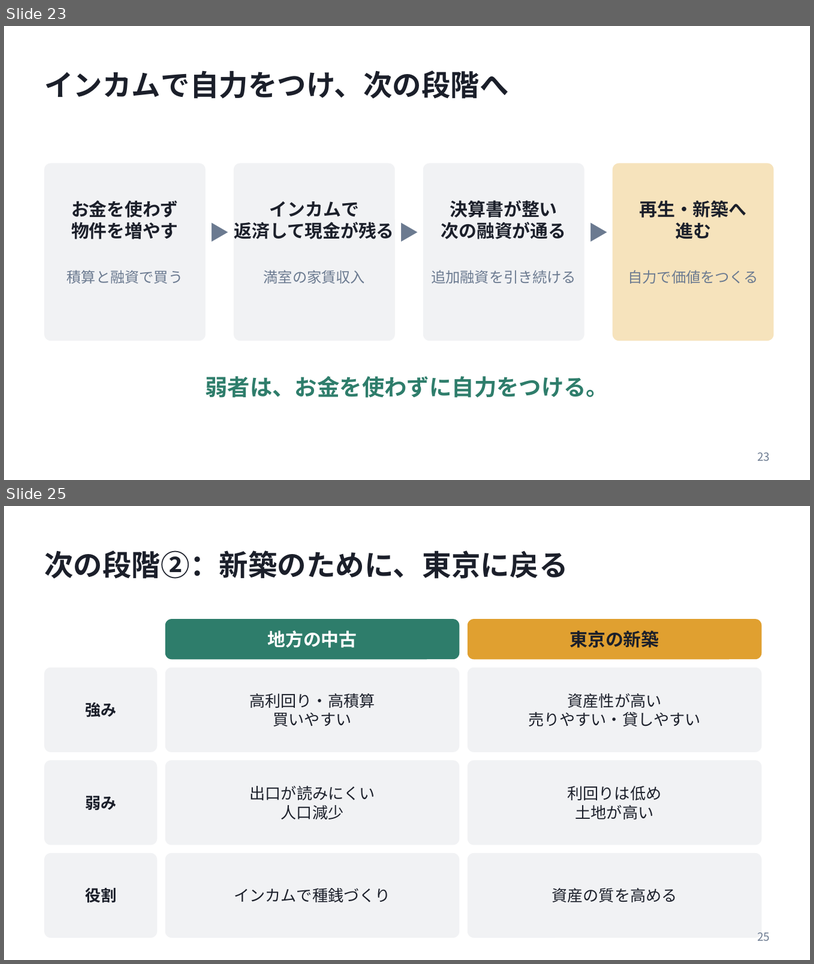
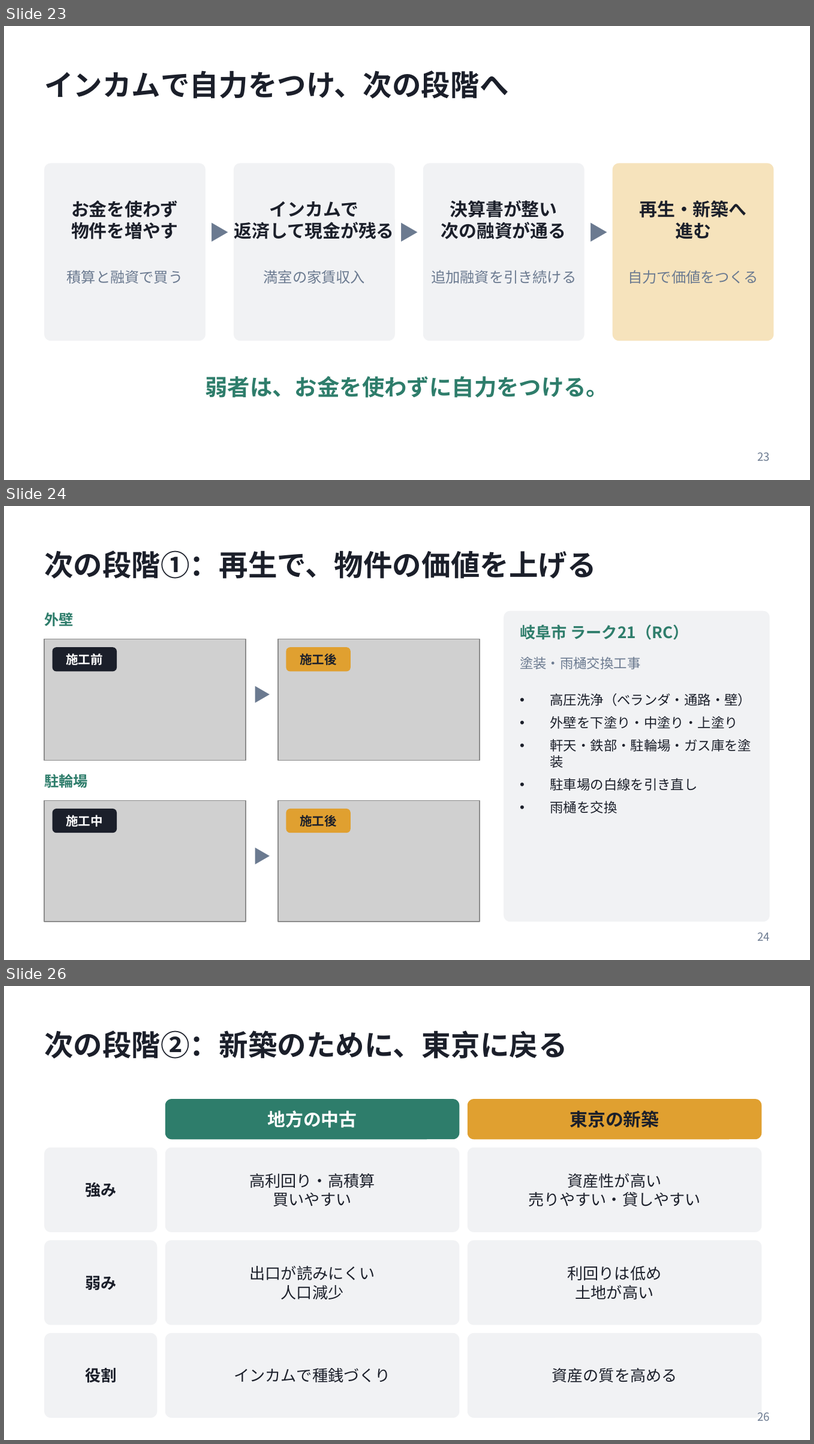
Before and after one commit to daisuke2009/avatars1, a slide deck: presentations/20261023_弱者の戦略_発表資料.pptx. Shown one above the other, each under a label of ours: slides 23 and 25 before the commit, slides 23, 24 and 26 after it; the slides between them are not shown. The pictures are 814x964 and 814x1444 pixels, drawn with LibreOffice and Linux fonts; fonts in the diff are those of the drawing; grey boxes stand for pictures. Boxes give left, top, right and bottom in pixels: in the first picture for what was removed or moved away, otherwise in the second. Text is boxed around its words. In the diff, an @@ line names an element or a change of style, - is before the commit and + after.

```diff
--- a/presentations/20261023_弱者の戦略_発表資料.pptx
+++ b/presentations/20261023_弱者の戦略_発表資料.pptx
@@ slide 24 added at (x1=4, y1=506, x2=810, y2=960), background #FFFFFF @@
@@ title added at (x1=44, y1=550, x2=597, y2=579), 26 pt, text #1B1F2A, bold @@
+次の段階①：再生で、物件の価値を上げる
@@ text added at (x1=44, y1=612, x2=73, y2=626), 13 pt, text #2E7D6B, bold @@
+外壁
@@ rounded rectangle added at (x1=504, y1=611, x2=770, y2=921), fill #F1F2F4 @@
@@ text added at (x1=520, y1=624, x2=689, y2=640), 14 pt, text #2E7D6B, bold @@
+岐阜市 ラーク21（RC）
@@ picture added at (x1=44, y1=639, x2=246, y2=760) @@
@@ rounded rectangle added at (x1=53, y1=647, x2=117, y2=672), fill #1B1F2A @@
@@ picture added at (x1=278, y1=639, x2=480, y2=760) @@
@@ rounded rectangle added at (x1=286, y1=647, x2=351, y2=672), fill #E0A030 @@
@@ text added at (x1=66, y1=653, x2=103, y2=665), 11 pt, text #FFFFFF, bold @@
+施工前
@@ text added at (x1=300, y1=653, x2=337, y2=665), 11 pt, text #1B1F2A, bold @@
+施工後
@@ text added at (x1=520, y1=657, x2=641, y2=669), 12 pt, text #6B7A90 @@
+塗装・雨樋交換工事
@@ text added at (x1=246, y1=684, x2=278, y2=715), 16 pt, text #6B7A90 @@
+▶
@@ text added at (x1=551, y1=693, x2=752, y2=813), 12 pt, text #1B1F2A @@
+• 高圧洗浄（ベランダ・通路・壁）
+• 外壁を下塗り・中塗り・上塗り
+• 軒天・鉄部・駐輪場・ガス庫を塗装
+• 駐車場の白線を引き直し
+• 雨樋を交換
@@ text added at (x1=44, y1=774, x2=88, y2=787), 13 pt, text #2E7D6B, bold @@
+駐輪場
@@ picture added at (x1=44, y1=801, x2=246, y2=921) @@
@@ rounded rectangle added at (x1=53, y1=808, x2=117, y2=832), fill #1B1F2A @@
@@ picture added at (x1=278, y1=801, x2=480, y2=921) @@
@@ rounded rectangle added at (x1=286, y1=808, x2=351, y2=832), fill #E0A030 @@
@@ text added at (x1=66, y1=814, x2=103, y2=826), 11 pt, text #FFFFFF, bold @@
+施工中
@@ text added at (x1=300, y1=814, x2=337, y2=826), 11 pt, text #1B1F2A, bold @@
+施工後
@@ text added at (x1=246, y1=844, x2=278, y2=877), 16 pt, text #6B7A90 @@
+▶
@@ page number added at (x1=758, y1=932, x2=770, y2=940), 10 pt, text #6B7A90 @@
+24
@@ what was slide 25 is now slide 26 @@
@@ page number at (x1=758, y1=1412, x2=770, y2=1420): text changed @@
-25
+26
```
Also in this commit, not shown: 4 slides changed, 1 other slide added, 1 slide removed.
